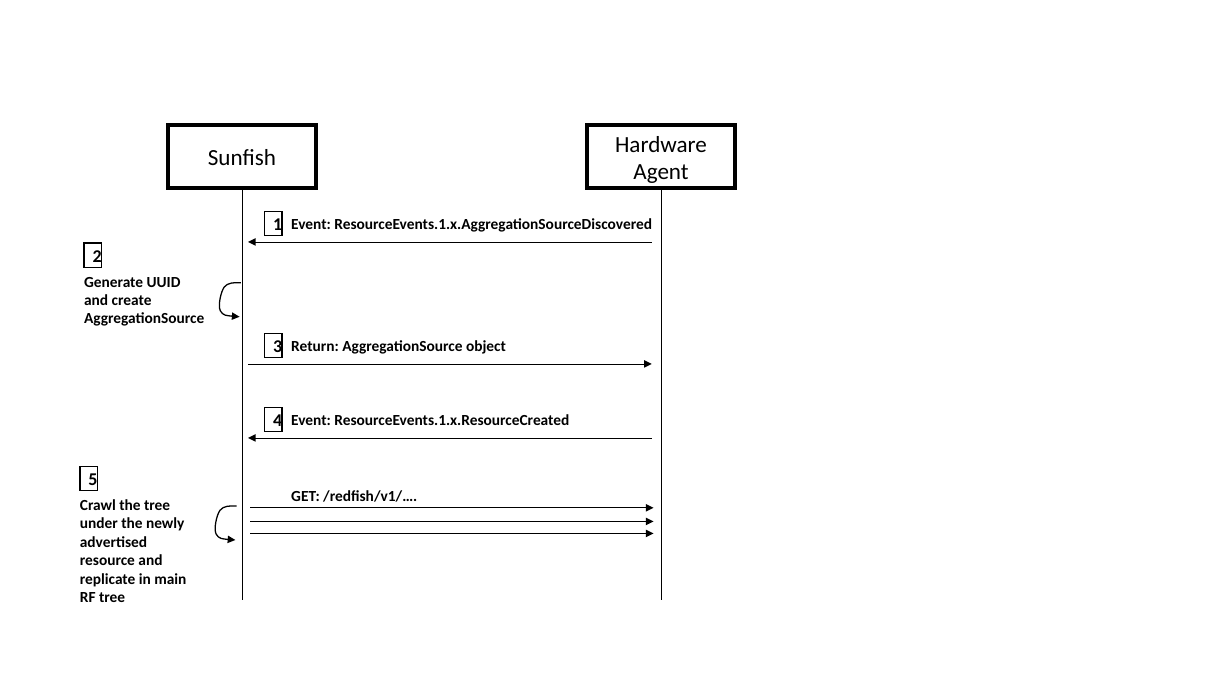
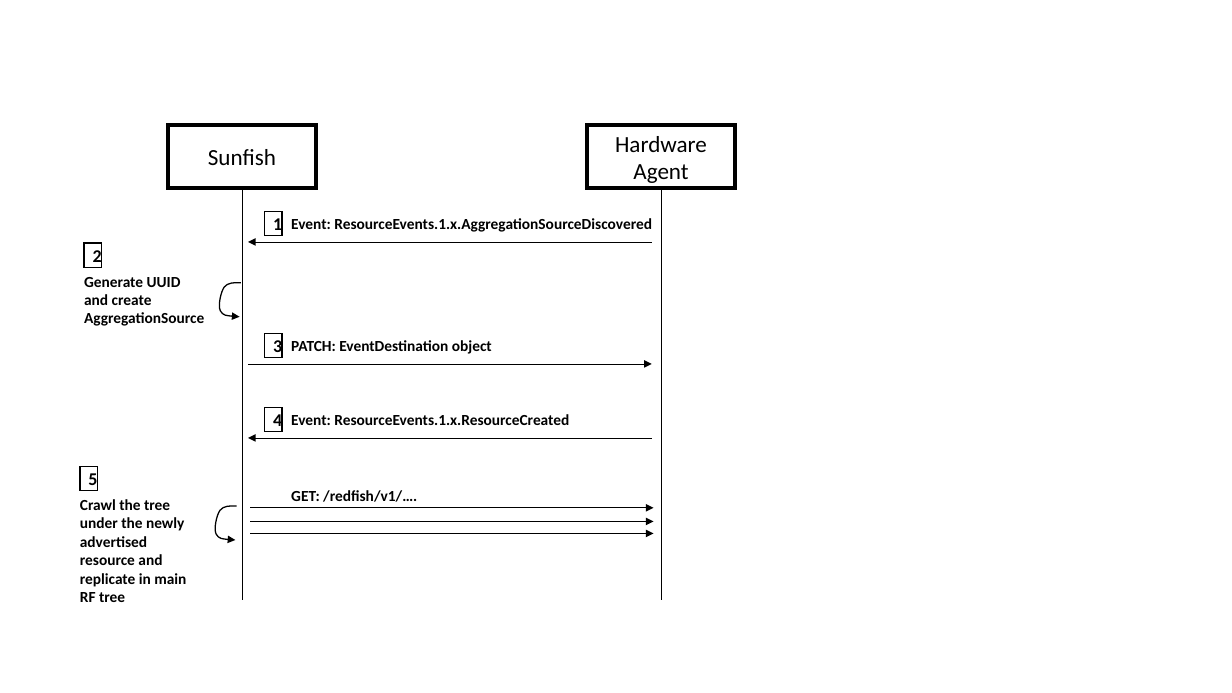
Before and after one commit to OpenFabrics/sunfish_docs, a slide deck: slide 1 of imgs/sources.pptx. Drawn at 1232x693 pixels with LibreOffice and Linux fonts; fonts in the diff are those of the drawing. Boxes give left, top, right and bottom in pixels: in the first picture for what was removed or moved away, otherwise in the second. Text is boxed around its words. In the diff, an @@ line names an element or a change of style, - is before the commit and + after.

```diff
--- a/imgs/sources.pptx
+++ b/imgs/sources.pptx
@@ text at (x1=291, y1=340, x2=492, y2=354): text changed @@
-Return: AggregationSource object
+PATCH: EventDestination object
```
Also in this commit, not shown: 2 other files.
